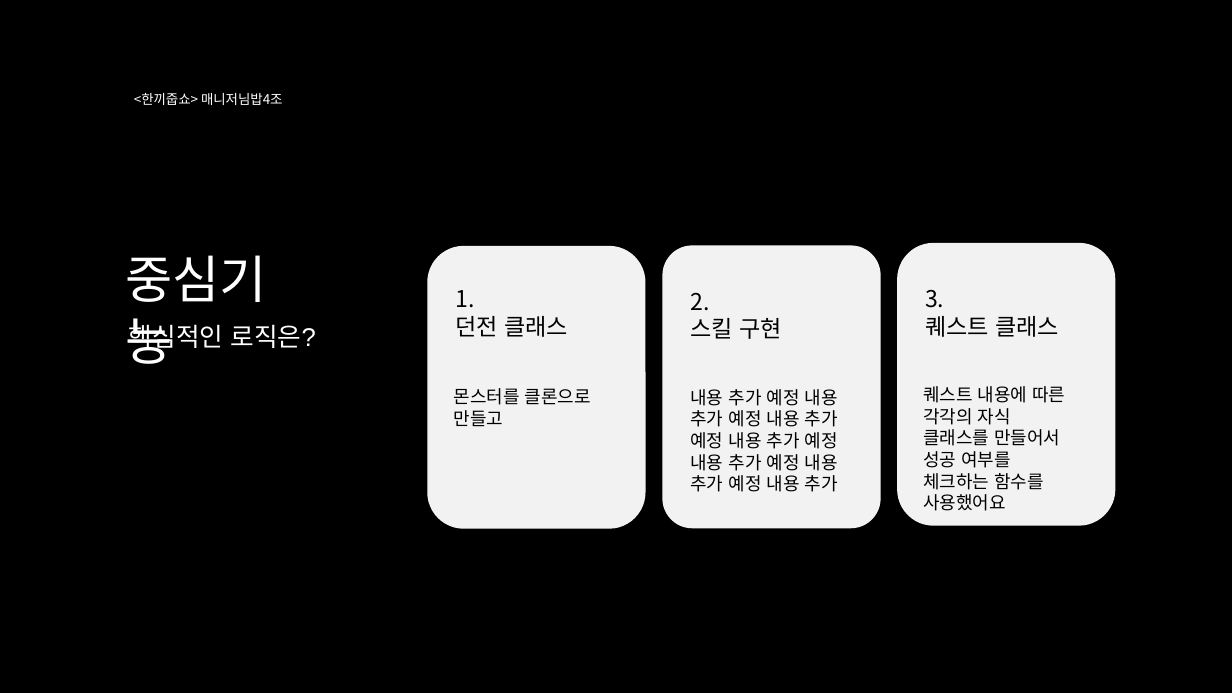
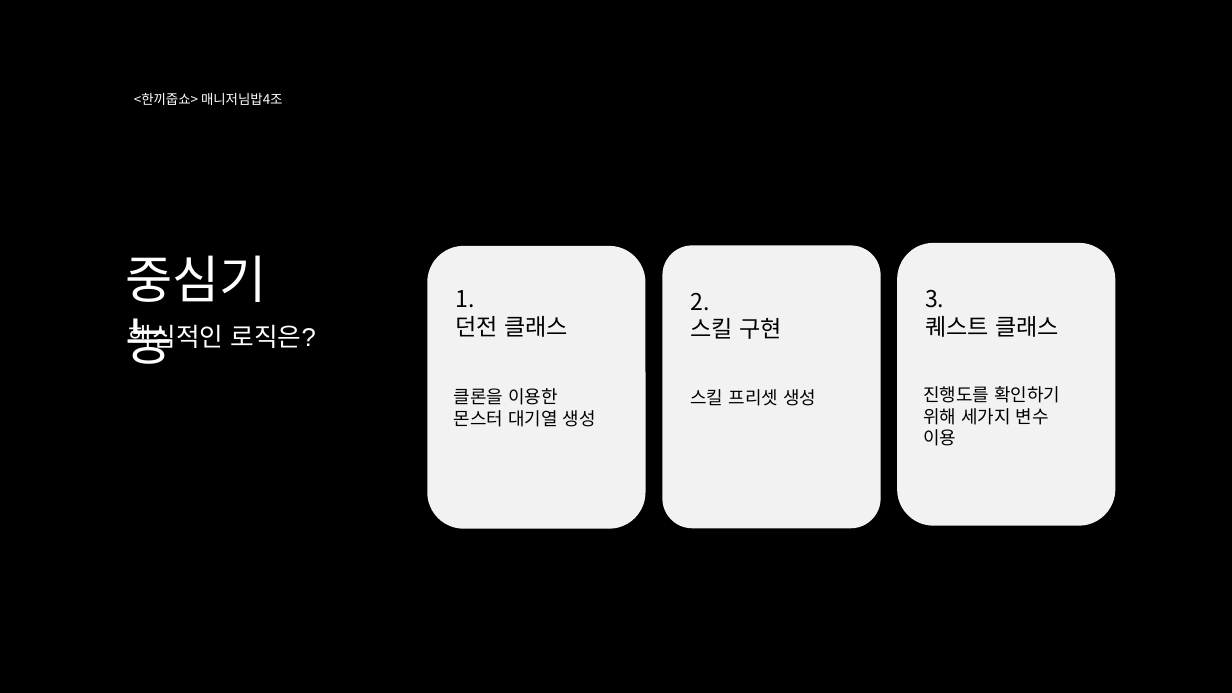
Before and after one commit to LI-JiYoon/TxtRPG, a slide deck: slide 7 of PPT/한끼줍쇼v2 (던전, 퀘스트 내용 추가).pptx. Drawn at 1232x693 pixels with LibreOffice and Linux fonts; fonts in the diff are those of the drawing. Boxes give left, top, right and bottom in pixels: in the first picture for what was removed or moved away, otherwise in the second. Text is boxed around its words. In the diff, an @@ line names an element or a change of style, - is before the commit and + after.

```diff
--- a/PPT/한끼줍쇼v2 (던전, 퀘스트 내용 추가).pptx
+++ b/PPT/한끼줍쇼v2 (던전, 퀘스트 내용 추가).pptx
@@ text at bbox=[454, 388, 596, 427]: text changed @@
-몬스터를 클론으로
-만들고
+클론을 이용한
+몬스터 대기열 생성
@@ text at bbox=[690, 389, 816, 406]: text changed @@
-내용 추가 예정 내용 추가 예정 내용 추가 예정 내용 추가 예정
-내용 추가 예정 내용 추가 예정 내용 추가
+스킬 프리셋 생성
@@ text at bbox=[923, 386, 1060, 446]: text changed @@
-퀘스트 내용에 따른 각각의 자식 클래스를 만들어서 성공 여부를 체크하는 함수를 사용했어요
+진행도를 확인하기
+위해 세가지 변수
+이용
```
Also in this commit, not shown: 2 other slides changed, 4 slides added.
